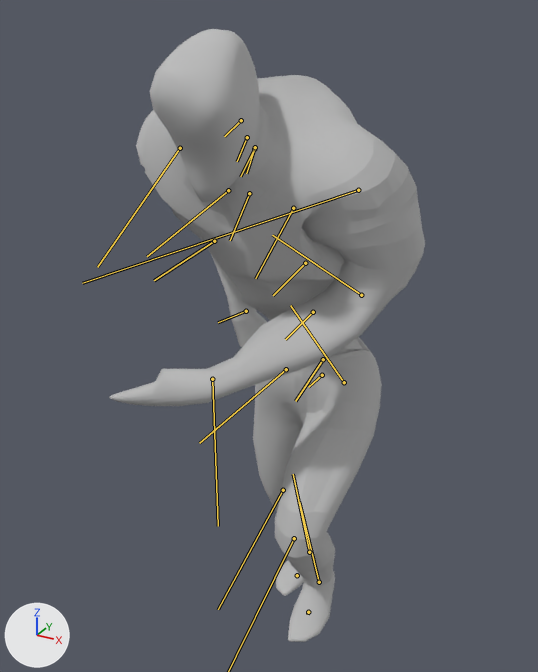
A saved change to the FBX model Assets/Scenes/Tests Code/Completed Scene/Movement (PlayerController)/FBXs/Anim_MonsterAlly.fbx.
One viewpoint serves both versions: a camera (50 mm lens) standing at (0.883, -1.925, 2.035) and looking at (-0.118, -0.104, 1.125). The axes (+X, +Y, +Z) are drawn at lower left. The lights are the same throughout. Both versions are drawn at frame 62 of the action 'Take 001'; the numbers are the values there. The bones that bend it are drawn over the model as lines.

The first picture shows 'LD_Monster'.
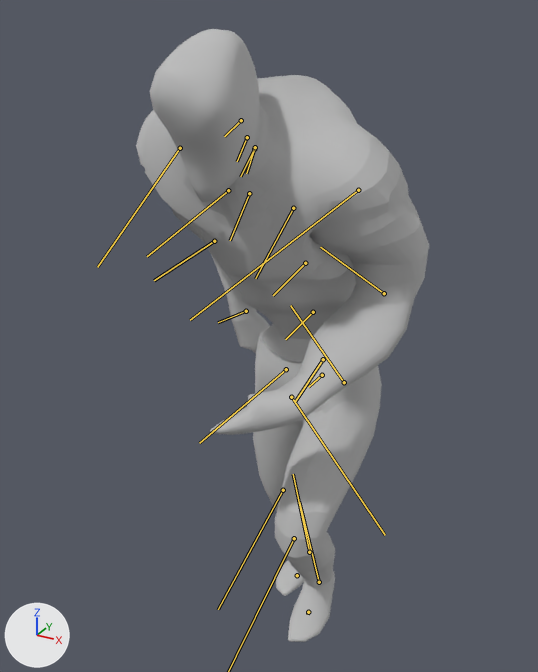
Location of each change, (x1, y1, x2, y2) in pixels of the pictures (538 x 672 px):
```json
{"object": "LD_Monster", "change": "posed", "before": [109, 29, 425, 642], "after": [136, 29, 429, 642], "on screen": "7% narrower"}
{"bone": "Base HumanLUpperarm", "before": "(358, 190) to (82, 283)", "after": "(358, 190) to (190, 320)"}
{"bone": "Base HumanLForearm", "before": "(361, 295) to (272, 235)", "after": "(384, 293) to (320, 247)"}
```

Edits to the scene script, one JSON object a line:
```json
{"block": "bone_base_humanlupperarm", "where": "bone_base_humanlupperarm = bpy.data.objects['Base Human'].pose.bones['Base HumanLUpperarm']  # child of 'Base HumanLCollarbone'"}
{"op": "set", "path": "bone_base_humanlupperarm.rotation_quaternion", "old": "(0.738, 0.026, -0.527, 0.354)", "new": "(0.803, -0.065, -0.537, 0.222)", "note": "degrees (-40, -57, 74) -> degrees (-40, -58, 54)"}
{"op": "set", "path": "bone_base_humanlupperarm.scale", "old": "(0.84, 1.46, 1.17)", "new": "(0.85, 1.14, 1.36)"}
{"block": "bone_base_humanlforearm", "where": "bone_base_humanlforearm = bpy.data.objects['Base Human'].pose.bones['Base HumanLForearm']  # child of 'Base HumanLUpperarm'"}
{"op": "set", "path": "bone_base_humanlforearm.rotation_quaternion", "old": "(0.908, -0.041, -0.097, 0.407)", "new": "(0.899, -0.071, -0.118, 0.419)", "note": "degrees (-9, -8, 49) -> degrees (-13, -9, 51)"}
```
